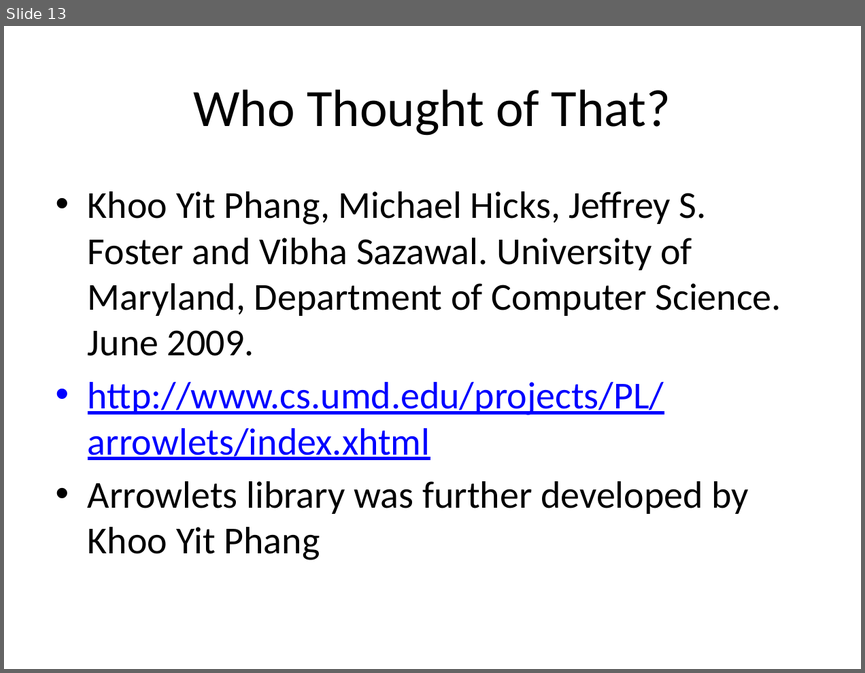
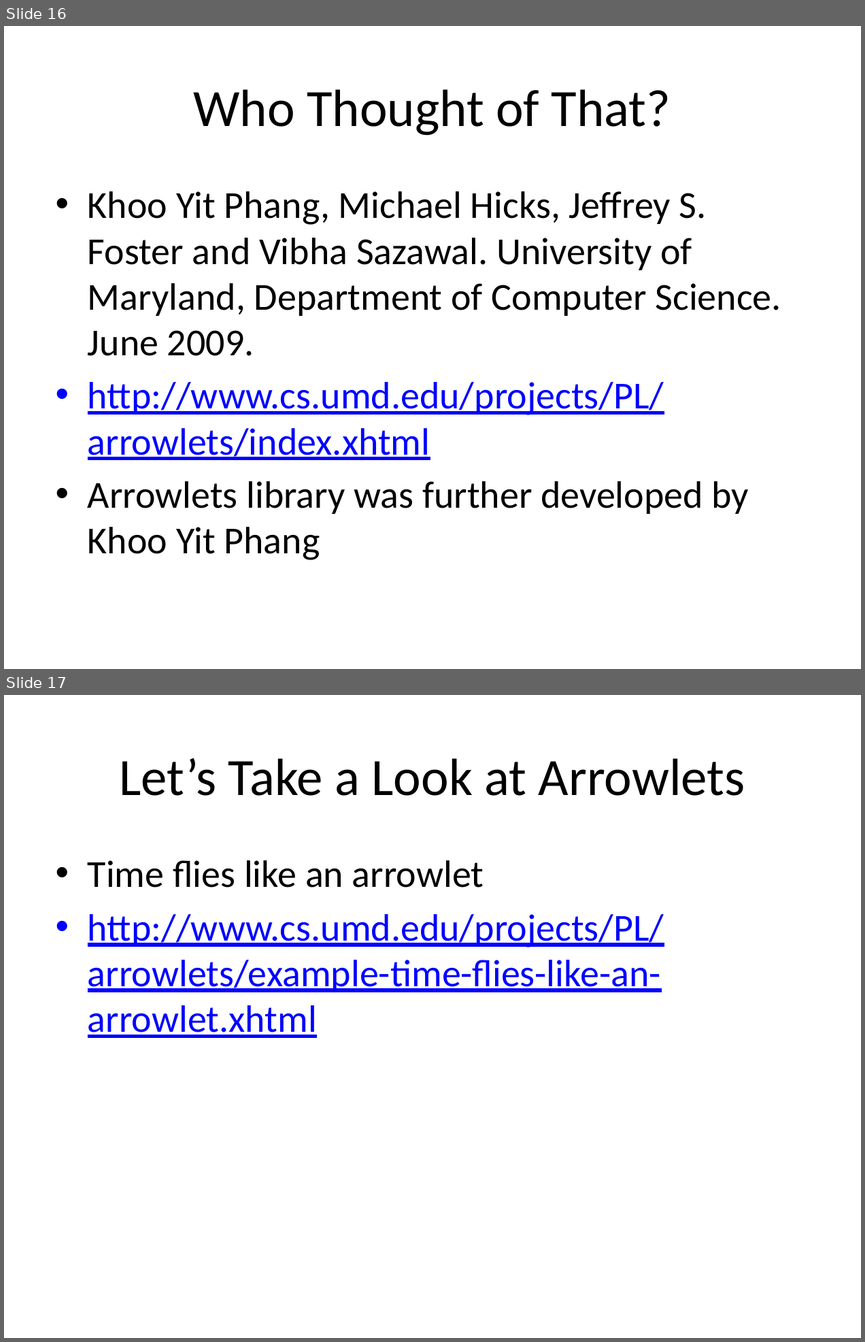
Before and after one commit to enright/arrowlets, a slide deck: MonadsOfDoomArrowsOfTime.pptx. Shown one above the other, each under a label of ours: slide 13 before the commit, slides 16 and 17 after it. The pictures are 865x673 and 865x1342 pixels, drawn with LibreOffice and Linux fonts; fonts in the diff are those of the drawing. Boxes give left, top, right and bottom in pixels: in the first picture for what was removed or moved away, otherwise in the second. Text is boxed around its words. In the diff, an @@ line names an element or a change of style, - is before the commit and + after.

```diff
--- a/MonadsOfDoomArrowsOfTime.pptx
+++ b/MonadsOfDoomArrowsOfTime.pptx
@@ slide 17 added at (4, 695, 861, 1338), background #FFFFFF @@
@@ title added at (119, 758, 745, 796), 44 pt, text #000000 @@
+Let’s Take a Look at Arrowlets
@@ text added at (88, 860, 664, 1038), 32 pt, text #0000FF, underline @@
+• Time flies like an arrowlet
+• http://www.cs.umd.edu/projects/PL/arrowlets/example-time-flies-like-an-arrowlet.xhtml
@@ what was slide 13 is now slide 16 @@
```
Also in this commit, not shown: 3 slides changed, 7 other slides added.
